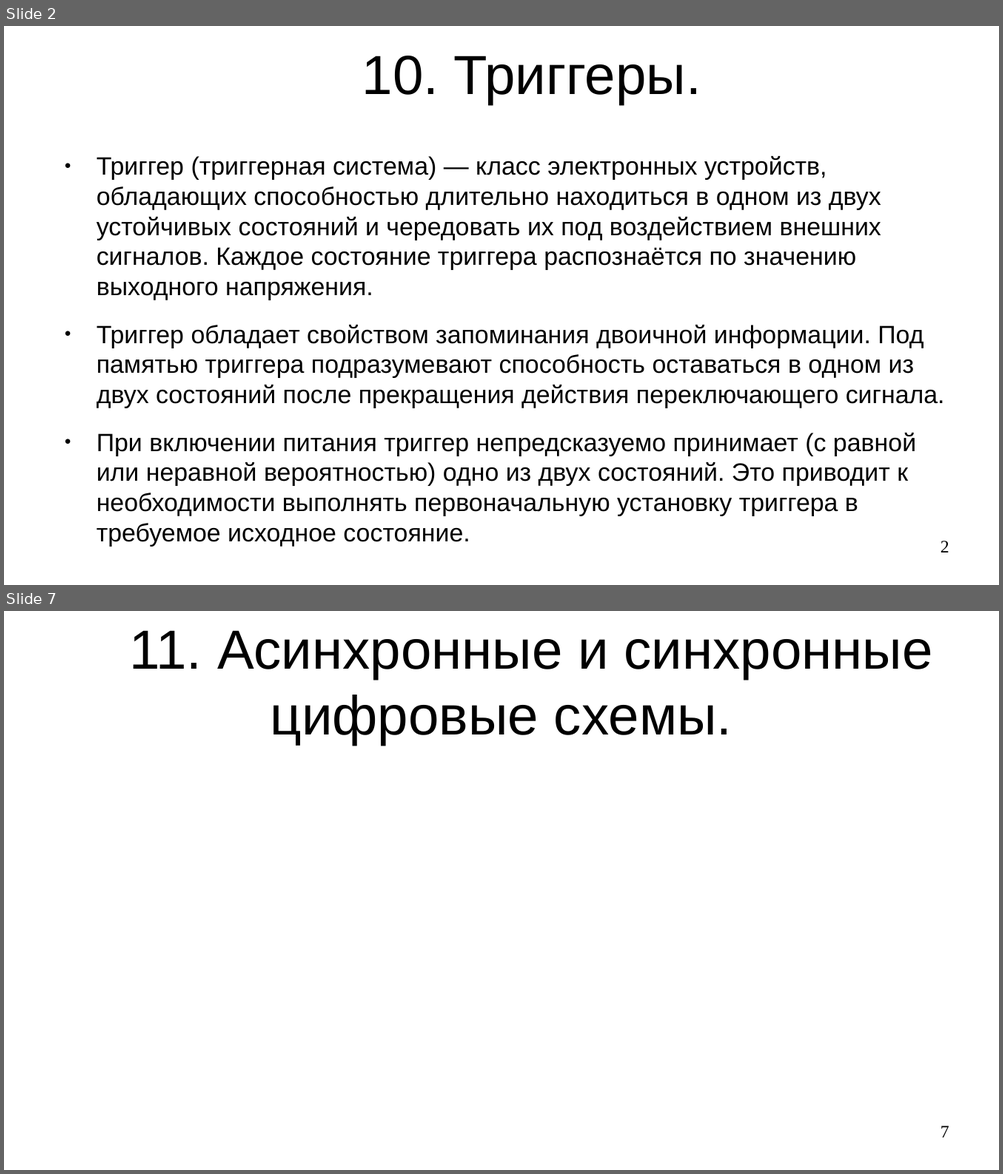
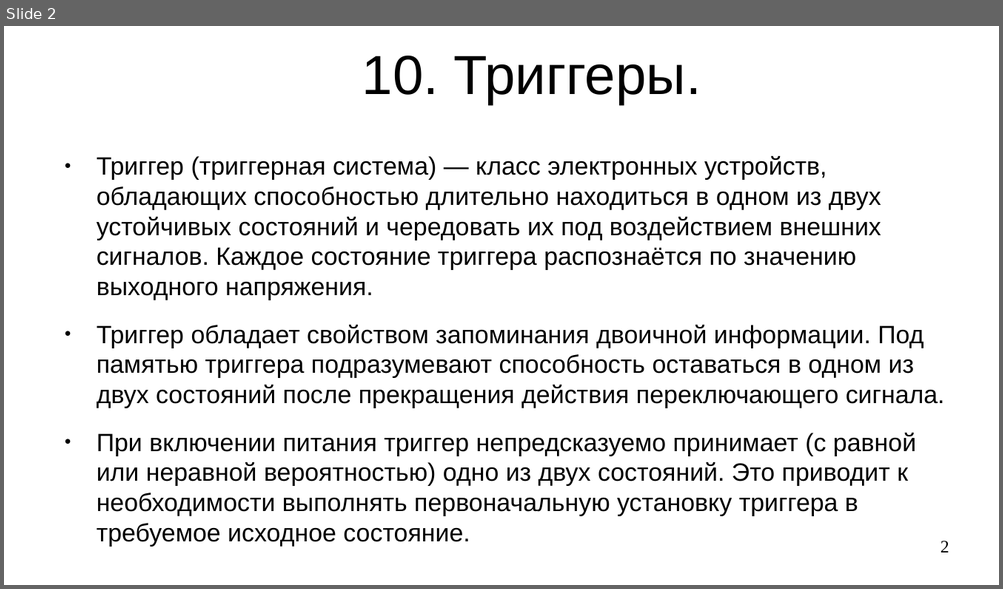
Before and after one commit to steelcraft/stud-lab, a slide deck: Лекции/СBDS01#L6.odp. Shown one above the other, each under a label of ours: slides 2 and 7 before the commit, slide 2 after it; the slides between them are not shown. The pictures are 1003x1174 and 1003x589 pixels, drawn with LibreOffice and Linux fonts; fonts in the diff are those of the drawing. Boxes give left, top, right and bottom in pixels: in the first picture for what was removed or moved away, otherwise in the second. Text is boxed around its words. In the diff, an @@ line names an element or a change of style, - is before the commit and + after.

```diff
--- a/Лекции/СBDS01#L6.odp
+++ b/Лекции/СBDS01#L6.odp
@@ slide 7 removed at box(4, 611, 999, 1170), background #FFFFFF @@
@@ title removed at box(129, 630, 933, 745) @@
-11. Асинхронные и синхронные цифровые схемы.
@@ page number removed at box(940, 1126, 949, 1138) @@
-7
```
Also in this commit, not shown: 4 slides added, 4 other slides removed, 1 other file.
